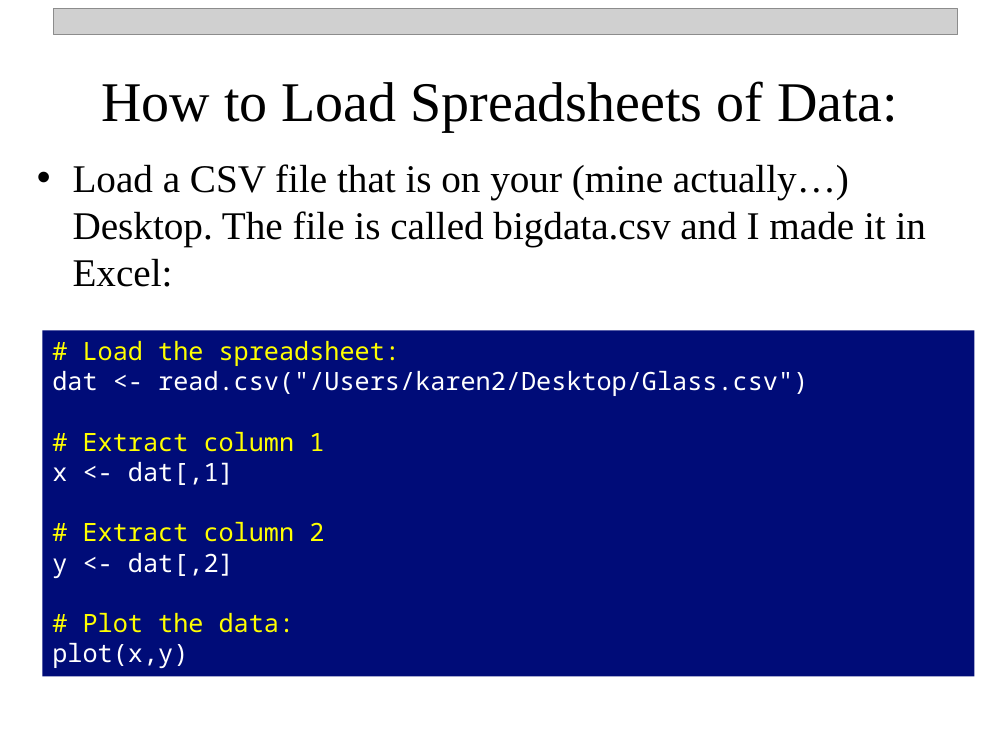
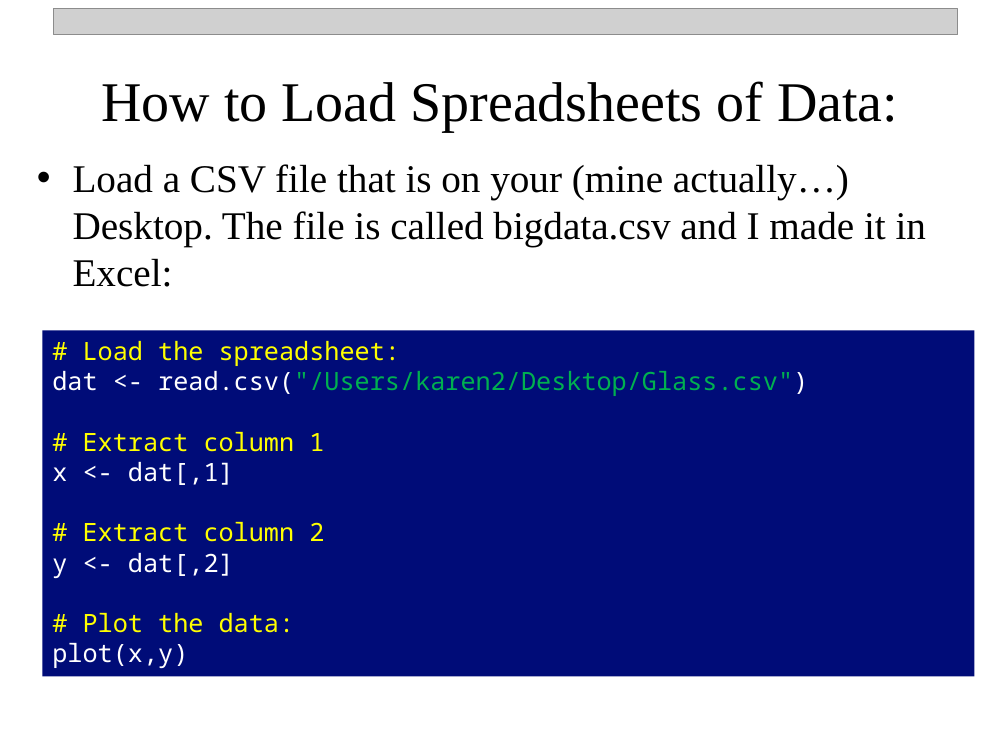
Before and after one commit to npetraco/workshop21, a slide deck: slide 13 of notes/day_1.pptx. Drawn at 1008x756 pixels with LibreOffice and Linux fonts; fonts in the diff are those of the drawing; grey boxes stand for pictures. Boxes give left, top, right and bottom in pixels: in the first picture for what was removed or moved away, otherwise in the second. Text is boxed around its words. In the diff, an @@ line names an element or a change of style, - is before the commit and + after.

```diff
--- a/notes/day_1.pptx
+++ b/notes/day_1.pptx
@@ text in rectangle at (x1=52, y1=371, x2=808, y2=396): text colour #FFFFFF to #00B050 in "read.csv("/Users/karen2/Desktop/Glass.csv")" @@
```
Also in this commit, not shown: 2 other slides changed, 2 other files.
